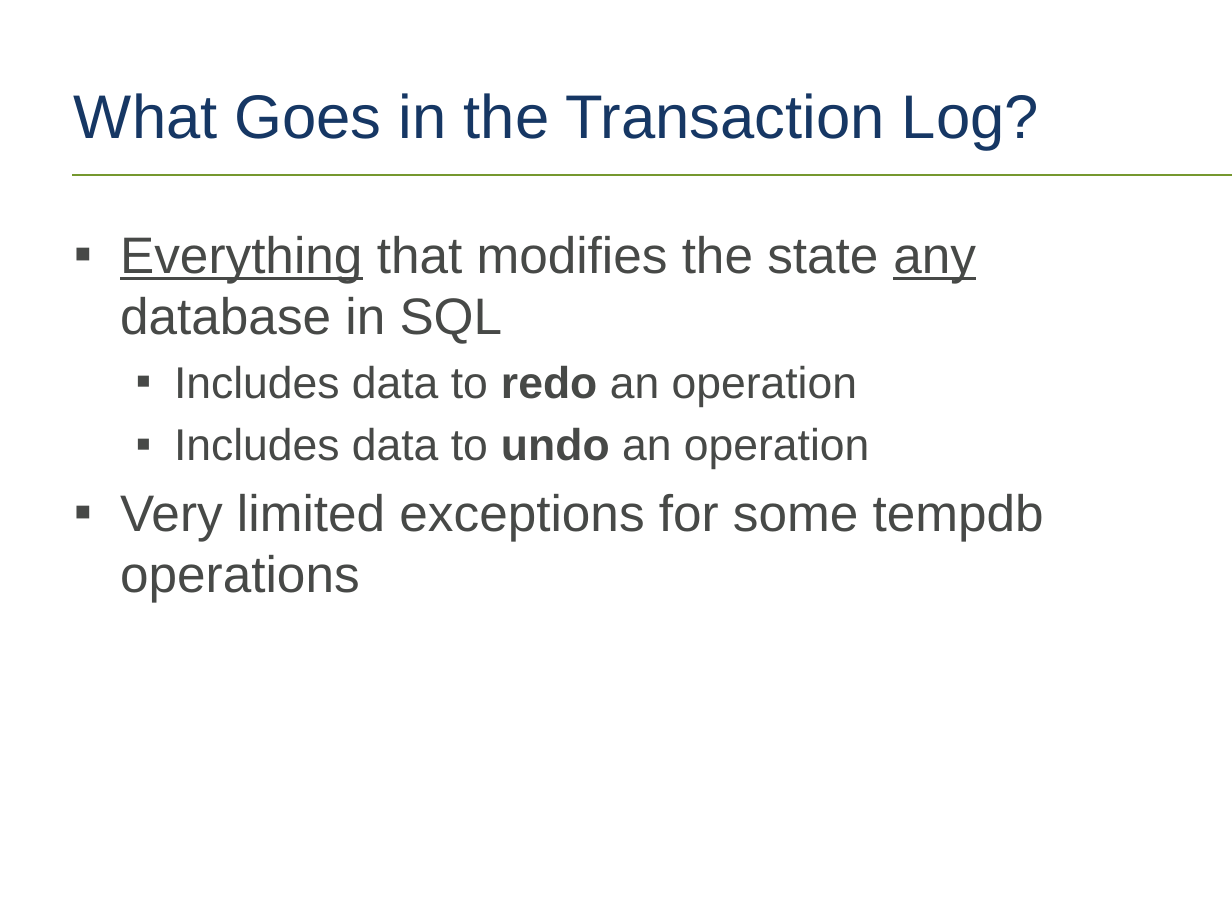
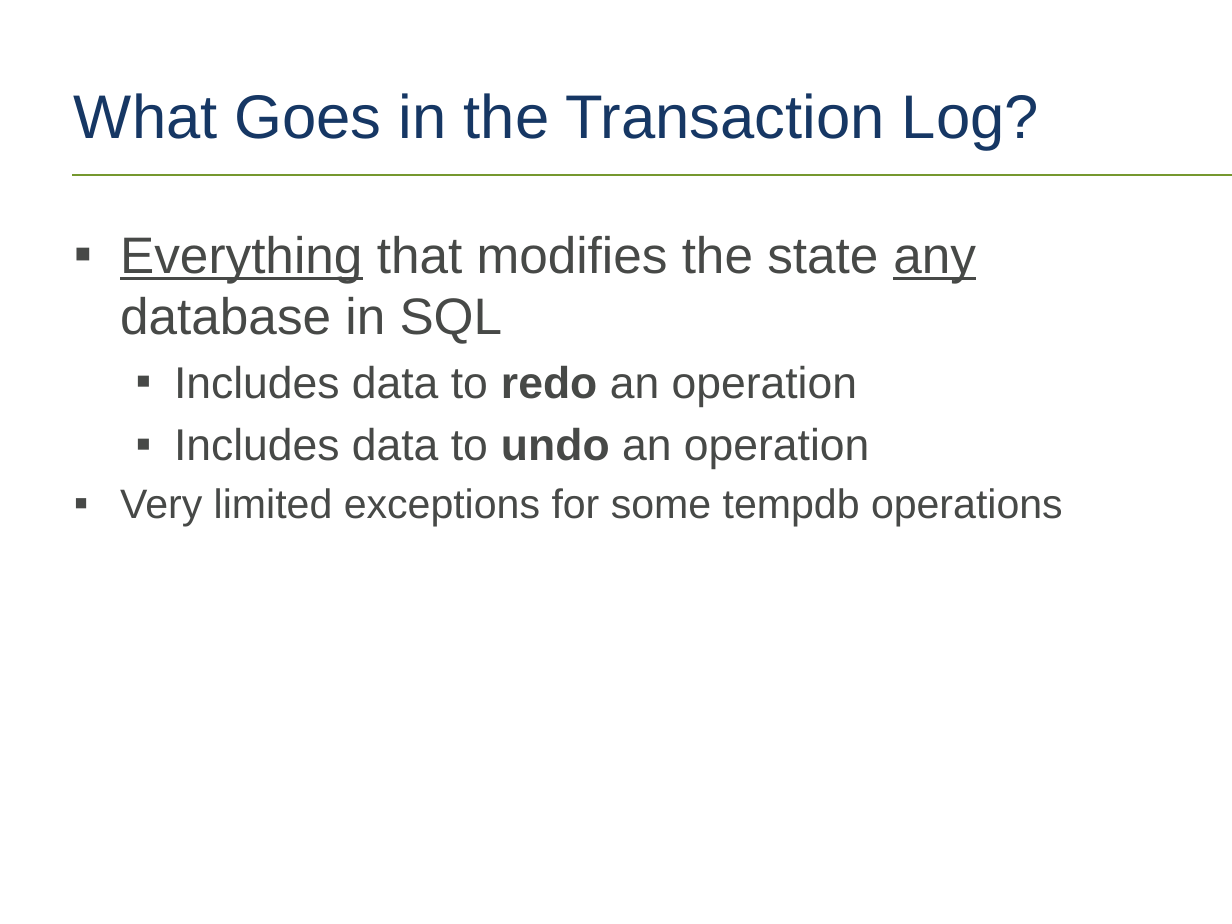
Before and after one commit to tf3604/LogFilePresentation, a slide deck: slide 5 of TransactionLog.pptx. Drawn at 1232x924 pixels with LibreOffice and Linux fonts; fonts in the diff are those of the drawing; background and template pictures are left out. Boxes give left, top, right and bottom in pixels: in the first picture for what was removed or moved away, otherwise in the second. Text is boxed around its words. In the diff, an @@ line names an element or a change of style, - is before the commit and + after.

```diff
--- a/TransactionLog.pptx
+++ b/TransactionLog.pptx
@@ text at (120, 488, 1063, 527): size 30 to 24 pt in "Very limited exceptions for some tempdb operations"; less space between paragraphs @@
```
Also in this commit, not shown: 1 other slide changed, 1 slide added.
